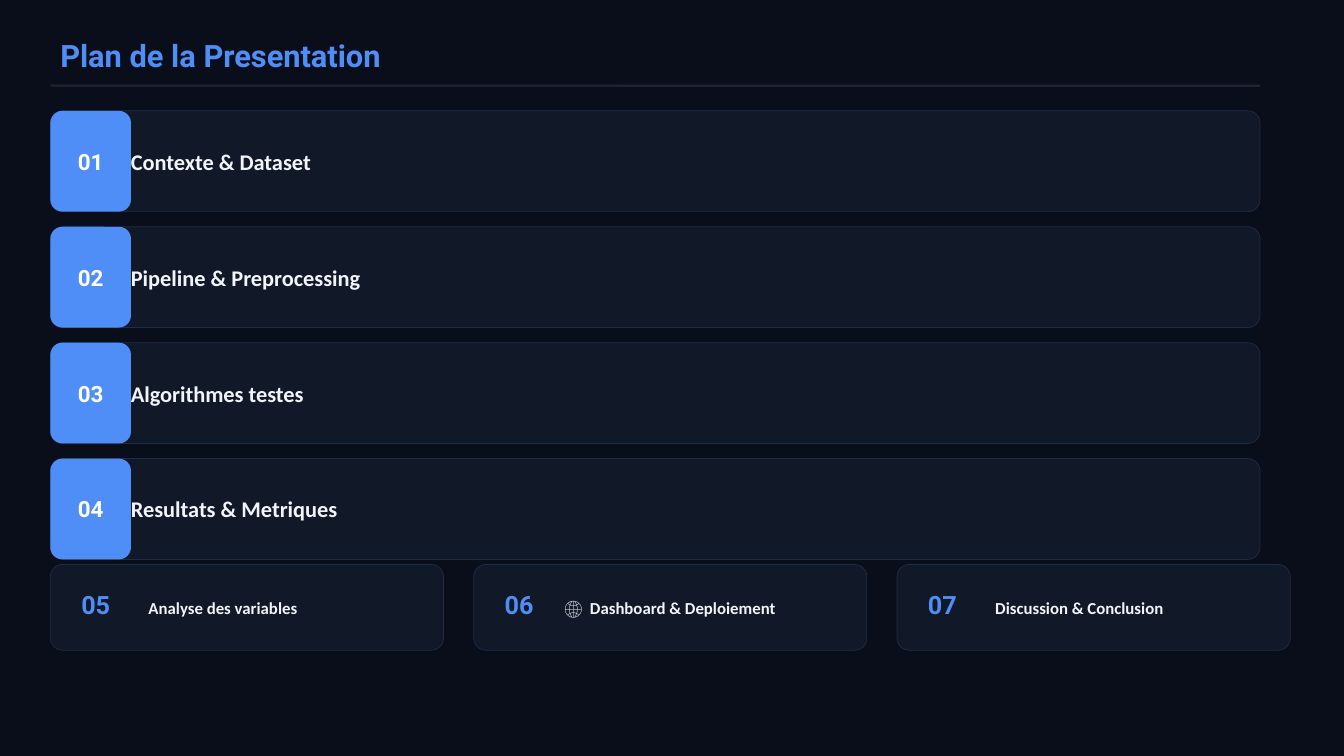
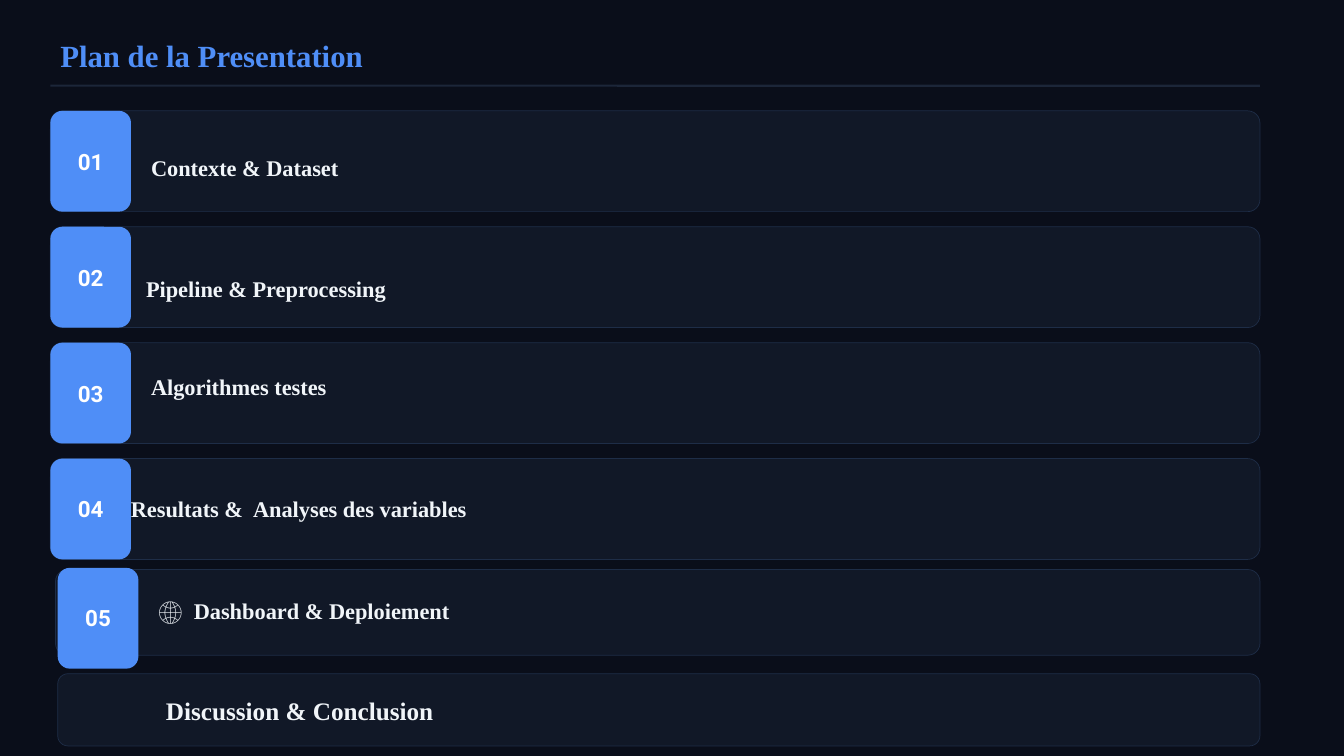
Before and after one commit to Zekerya001/projet_4_Zekerya, a slide deck: slide 2 of presentation_loyers.pptx. Drawn at 1344x756 pixels with LibreOffice and Linux fonts; fonts in the diff are those of the drawing. Boxes give left, top, right and bottom in pixels: in the first picture for what was removed or moved away, otherwise in the second. Text is boxed around its words. In the diff, an @@ line names an element or a change of style, - is before the commit and + after.

```diff
--- a/presentation_loyers.pptx
+++ b/presentation_loyers.pptx
@@ text "Plan de la Presentation" at [60,45,363,68]: font Roboto to Times New Roman @@
@@ text "Contexte & Dataset": place and size @@
-text "Contexte & Dataset" at [131,155,311,170]
+text "Contexte & Dataset" at [151,161,338,177]
@@ font Calibri to Times New Roman in 3 elements at [151,161,338,177], [151,379,326,400], [146,281,386,302] @@
@@ text "Pipeline & Preprocessing": place and size @@
-text "Pipeline & Preprocessing" at [131,270,360,290]
+text "Pipeline & Preprocessing" at [146,281,386,302]
@@ text "Algorithmes testes": place and size @@
-text "Algorithmes testes" at [131,386,304,406]
+text "Algorithmes testes" at [151,379,326,400]
@@ text at [131,501,467,522]: text changed; font Calibri to Times New Roman @@
-Resultats & Metriques
+Resultats & Analyses des variables
@@ rounded rectangle removed at [50,565,444,650] @@
@@ rounded rectangle added at [57,568,138,668], fill #4F8EF7 @@
@@ rounded rectangle: place and size @@
-rounded rectangle at [474,565,867,650]
+rounded rectangle at [55,570,1260,655]
@@ text "05": place and size @@
-text "05" at [81,596,110,615]
+text "05" at [85,610,111,626]
@@ text "05" at [85,610,111,626]: size 18 to 16 pt, text colour #4F8EF7 to #FFFFFF @@
@@ text "🌐 Dashboard & Deploiement": place and size @@
-text "🌐 Dashboard & Deploiement" at [590,602,775,617]
+text "🌐 Dashboard & Deploiement" at [194,603,449,624]
@@ text "🌐 Dashboard & Deploiement" at [194,603,449,624]: size 12 to 16 pt, font Calibri to Times New Roman @@
@@ text removed at [505,596,534,615] @@
-06
@@ text removed at [928,596,957,615] @@
-07
@@ text removed at [148,602,298,617] @@
-Analyse des variables
@@ rounded rectangle: place and size @@
-rounded rectangle at [897,565,1291,650]
+rounded rectangle at [57,674,1260,746]
@@ text "Discussion & Conclusion": place and size @@
-text "Discussion & Conclusion" at [995,602,1163,614]
+text "Discussion & Conclusion" at [166,702,433,721]
@@ text "Discussion & Conclusion" at [166,702,433,721]: size 12 to 18 pt, font Calibri to Times New Roman @@
```
Also in this commit, not shown: 8 other slides changed, 1 slide added, 1 other file.
